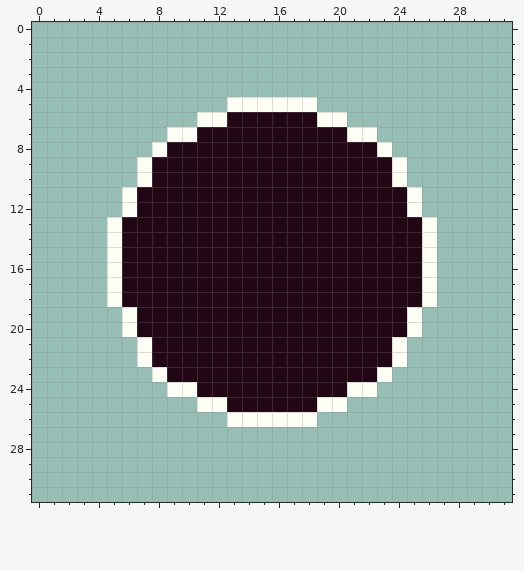
Pixel-art file, stored at Assets/Art/Collectibles/Powerup/item-bubble.aseprite. Above, as it was before the edit.
32x32 pixels, 1 frame.
Once edited:
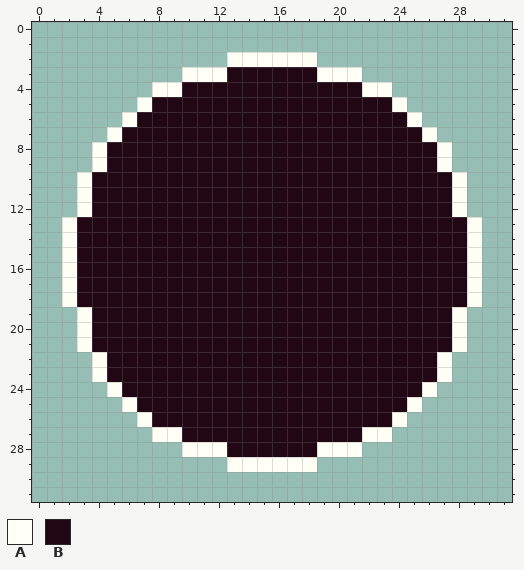
Palette (. is transparent): A #fffff5  B #210613
From old to new:
{"change": "layer \"Layer 1\" now hidden"}
{"change": "layer \"Layer 2\" added"}
{"where": "layer \"Layer 2\""}
{"y":2,"x":13,"old":"......","new":"AAAAAA"}
{"y":3,"x":10,"old":"............","new":"AAABBBBBBAAA"}
{"y":4,"x":8,"old":"................","new":"AABBBBBBBBBBBBAA"}
{"y":5,"x":7,"old":"......AAAAAA......","new":"ABBBBBBBBBBBBBBBBA"}
{"y":6,"x":6,"old":".....AA","new":"ABBBBBB"}
{"y":6,"x":19,"old":"AA.....","new":"BBBBBBA"}
{"y":7,"x":5,"old":"....AA","new":"ABBBBB"}
{"y":7,"x":21,"old":"AA....","new":"BBBBBA"}
{"y":8,"x":4,"old":"....A","new":"ABBBB"}
{"y":8,"x":23,"old":"A....","new":"BBBBA"}
{"y":9,"x":4,"old":"...A","new":"ABBB"}
{"y":9,"x":24,"old":"A...","new":"BBBA"}
{"y":10,"x":3,"old":"....A","new":"ABBBB"}
{"y":10,"x":24,"old":"A....","new":"BBBBA"}
{"y":11,"x":3,"old":"...A","new":"ABBB"}
{"y":11,"x":25,"old":"A...","new":"BBBA"}
{"y":12,"x":3,"old":"...A","new":"ABBB"}
{"y":12,"x":25,"old":"A...","new":"BBBA"}
{"y":13,"x":2,"old":"...A","new":"ABBB"}
{"y":13,"x":26,"old":"A...","new":"BBBA"}
{"y":14,"x":2,"old":"...A","new":"ABBB"}
{"y":14,"x":26,"old":"A...","new":"BBBA"}
{"y":15,"x":2,"old":"...A","new":"ABBB"}
{"y":15,"x":26,"old":"A...","new":"BBBA"}
{"y":16,"x":2,"old":"...A","new":"ABBB"}
{"y":16,"x":26,"old":"A...","new":"BBBA"}
{"y":17,"x":2,"old":"...A","new":"ABBB"}
{"y":17,"x":26,"old":"A...","new":"BBBA"}
{"y":18,"x":2,"old":"...A","new":"ABBB"}
{"y":18,"x":26,"old":"A...","new":"BBBA"}
{"y":19,"x":3,"old":"...A","new":"ABBB"}
{"y":19,"x":25,"old":"A...","new":"BBBA"}
{"y":20,"x":3,"old":"...A","new":"ABBB"}
{"y":20,"x":25,"old":"A...","new":"BBBA"}
{"y":21,"x":3,"old":"....A","new":"ABBBB"}
{"y":21,"x":24,"old":"A....","new":"BBBBA"}
{"y":22,"x":4,"old":"...A","new":"ABBB"}
{"y":22,"x":24,"old":"A...","new":"BBBA"}
{"y":23,"x":4,"old":"....A","new":"ABBBB"}
{"y":23,"x":23,"old":"A....","new":"BBBBA"}
{"y":24,"x":5,"old":"....AA","new":"ABBBBB"}
{"y":24,"x":21,"old":"AA....","new":"BBBBBA"}
{"y":25,"x":6,"old":".....AA","new":"ABBBBBB"}
{"y":25,"x":19,"old":"AA.....","new":"BBBBBBA"}
{"y":26,"x":7,"old":"......AAAAAA......","new":"ABBBBBBBBBBBBBBBBA"}
{"y":27,"x":8,"old":"................","new":"AABBBBBBBBBBBBAA"}
{"y":28,"x":10,"old":"............","new":"AAABBBBBBAAA"}
{"y":29,"x":13,"old":"......","new":"AAAAAA"}
{"label":"changed","picture_box":[62,52,482,472]}
